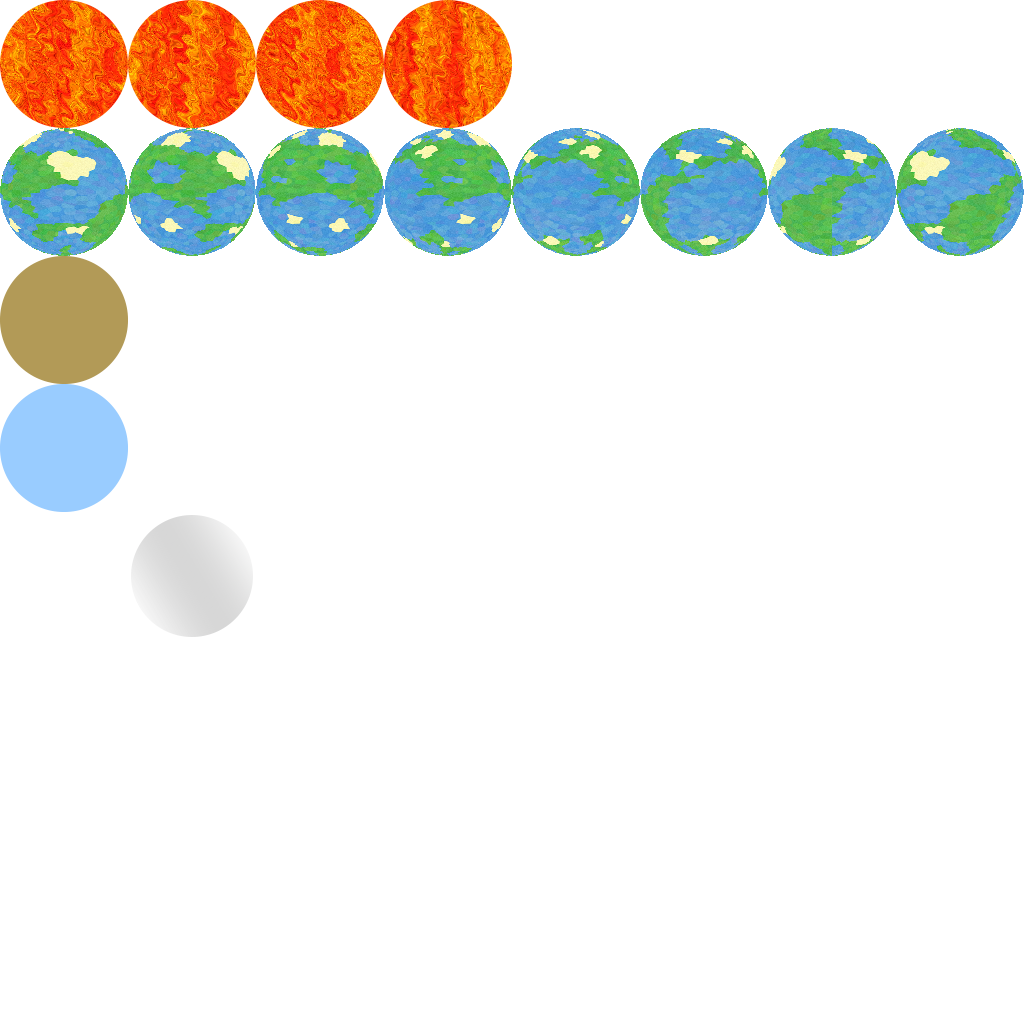
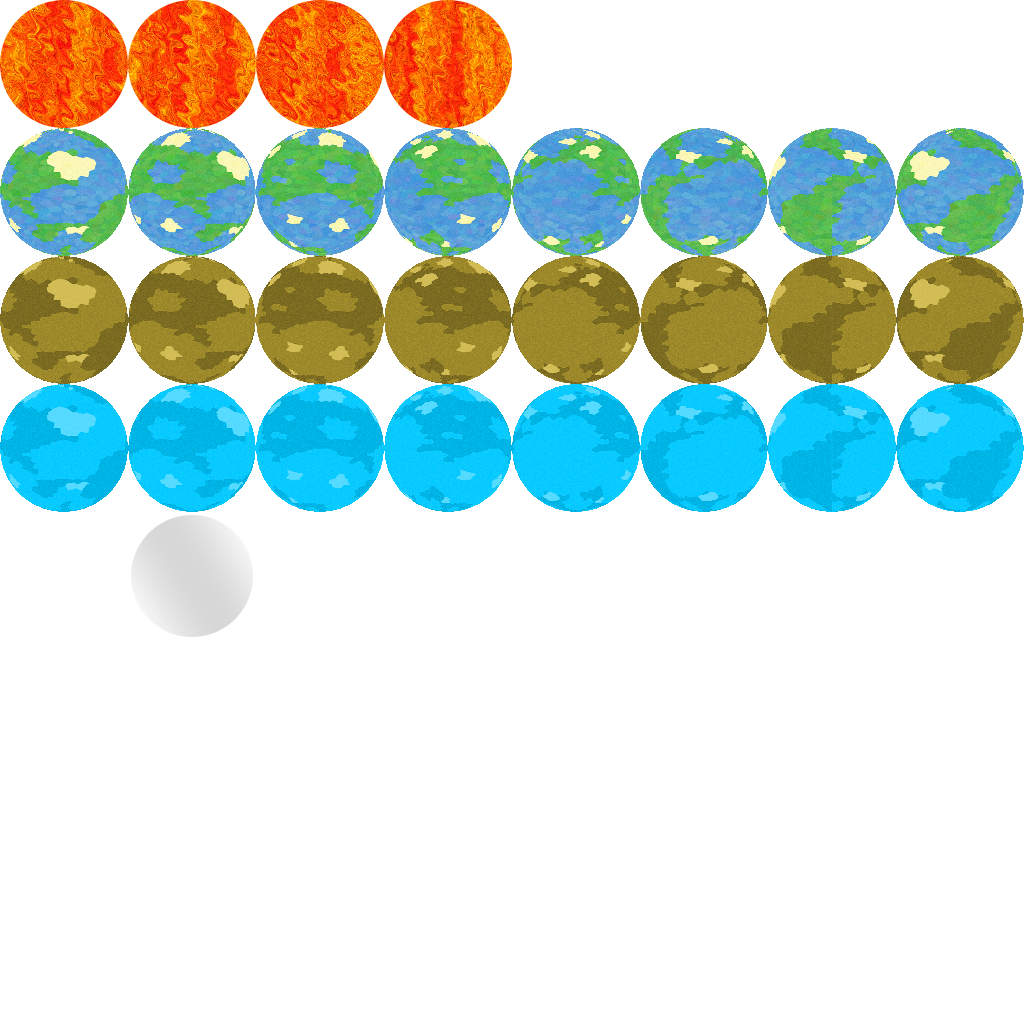
Layer changes from the first 1024×1024 image to the second:
painted on "Layer 0" over [left=0, top=256, right=128, bottom=512]
added layer "Layer 3" above "Group 1" over [left=0, top=256, right=1024, bottom=384]
added group "Group 1" with 2 layers over [left=0, top=384, right=1024, bottom=512]
added layer "Layer 3 copy" in group "Group 1" over [left=0, top=384, right=1024, bottom=512]
